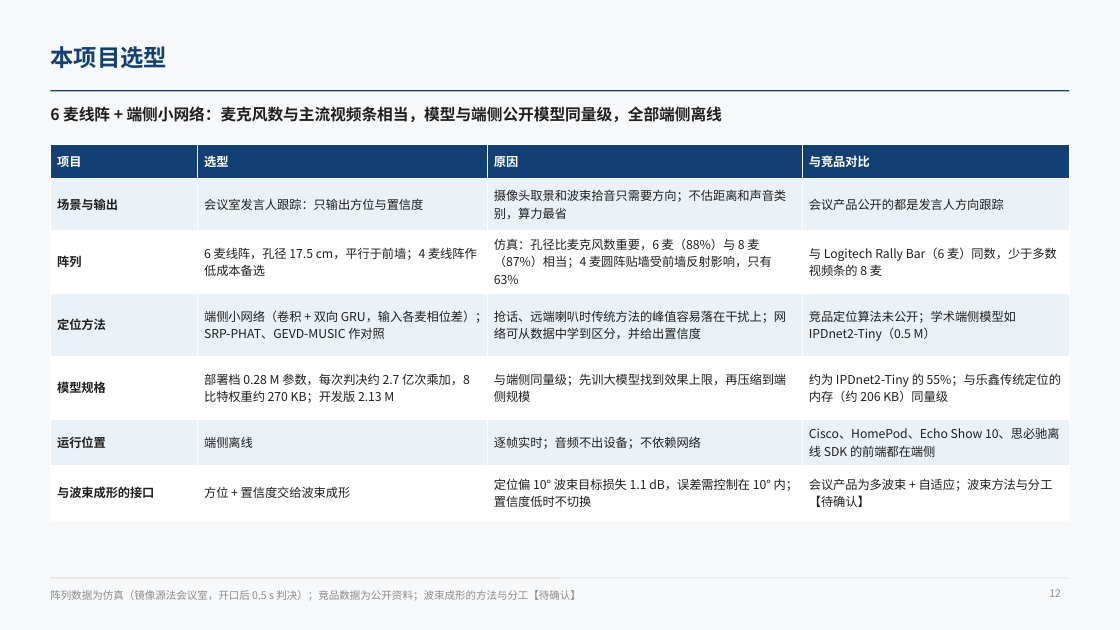
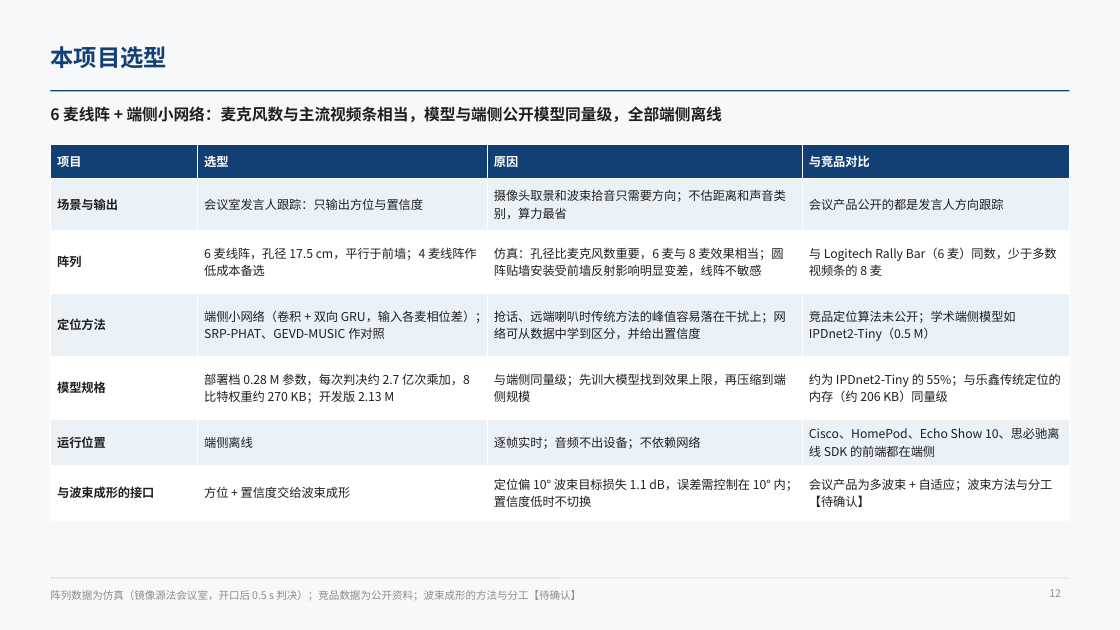
Before and after one commit to ZeroFoxxi/ssl-scene1, a slide deck: slide 12 of 01_场景一_摄像头声源定位/技术总结/声源定位与波束成形技术总结.pptx. Drawn at 1120x630 pixels with LibreOffice and Linux fonts; fonts in the diff are those of the drawing. Boxes give left, top, right and bottom in pixels: in the first picture for what was removed or moved away, otherwise in the second. Text is boxed around its words. In the diff, an @@ line names an element or a change of style, - is before the commit and + after.

```diff
--- a/01_场景一_摄像头声源定位/技术总结/声源定位与波束成形技术总结.pptx
+++ b/01_场景一_摄像头声源定位/技术总结/声源定位与波束成形技术总结.pptx
@@ table at (x1=50, y1=145, x2=1070, y2=511) @@
-row 3, column 3: 仿真：孔径比麦克风数重要，6 麦（88%）与 8 麦（87%）相当；4 麦圆阵贴墙受前墙反射影响，只有 63%
+row 3, column 3: 仿真：孔径比麦克风数重要，6 麦与 8 麦效果相当；圆阵贴墙安装受前墙反射影响明显变差，线阵不敏感
```
Also in this commit, not shown: 2 other files.
